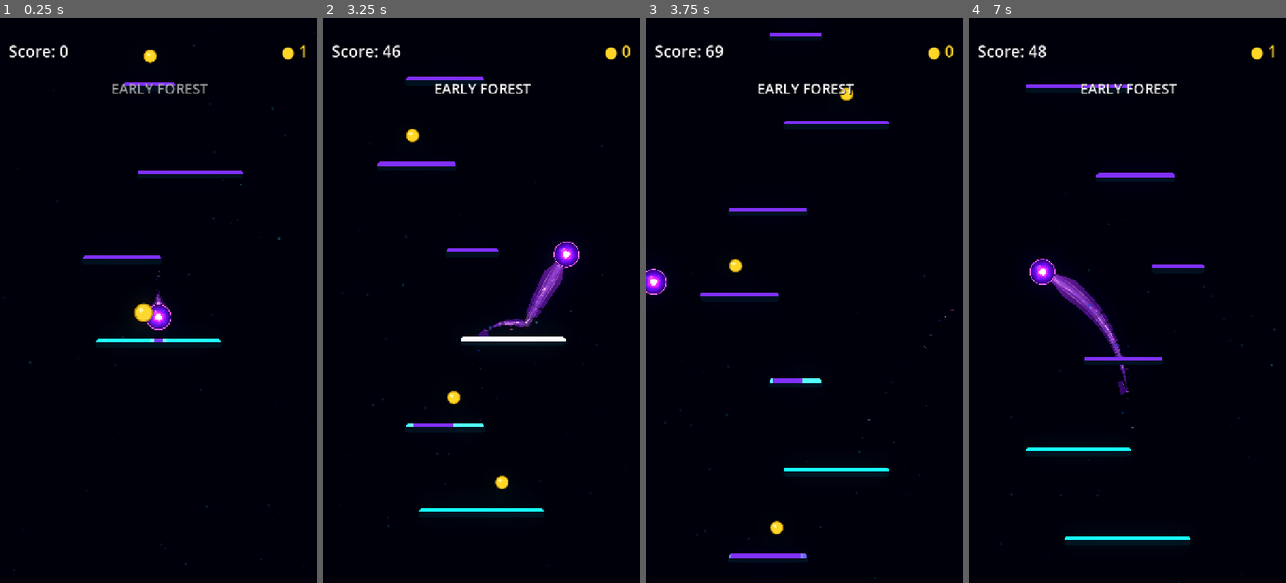
Above: before the commit, frames 1-4 (left to right).
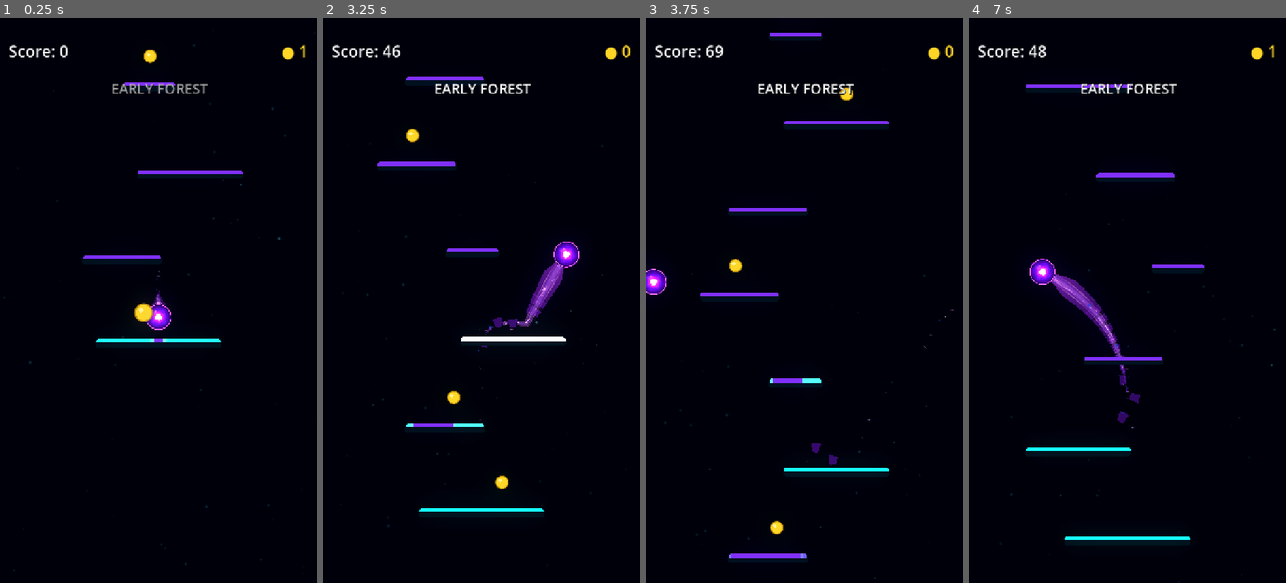
Above: after the commit, the same moments.

Repository: Kryodo/TowerJump
Game: Godot game, scene res://scenes/main.tscn
Same seed, same stepped clock (60 frames per second), same inputs: the game is played once before the commit and once after it.
Inputs (mouse positions are in pixels of both pictures, inside the frame that each line leads up to):
- Up to frame 1 (0.25 s): no input
- Up to frame 2 (3.25 s): move the mouse to (551, 272) at 0.52 s; hold Right (ui_right) 0.53-1.25 s; click (551, 272) at 0.67 s; drag from (418, 328) to (471, 193) at 1.27 s; click "Nochmal spielen" at 2 s; move the mouse to (513, 176) at 2.77 s; hold Right (ui_right) from 2.78 s (still down)
- Up to frame 3 (3.75 s): release Right (ui_right) at 3.5 s; drag from (788, 413) to (734, 215) at 3.52 s
- Up to frame 4 (7 s): move the mouse to (1222, 385) at 4.27 s; hold Left (ui_left) 4.28-5 s; click "Nochmal spielen" at 5 s; drag from (1032, 215) to (1117, 204) at 5.77 s; move the mouse to (1143, 300) at 6.52 s; hold Left (ui_left) from 6.53 s (still down); click (1143, 300) at 6.67 s

Frame 1 is identical in both runs. In frame 2, 0.2% of the frame differs, in the area x 48-71%, y 49-59%; in frame 3, less than 0.1%; in frame 4, 0.2%, in the area x 39-54%, y 50-72%.

Commit message:
Add staggered true-comet landing burst and precise gap anchors

Diff:
--- a/scripts/ball_trail.gd
+++ b/scripts/ball_trail.gd
@@ -16,6 +16,8 @@
 const SHED_CONNECTED_END_PROGRESS: float = 0.38
 const SHED_GEOMETRY_PIECE_CAPACITY: int = 24
 const MAX_ACTIVE_SHED_BREAKS: int = 3
+const LANDING_BURST_FRAGMENT_COUNT: int = 3
+const LANDING_BURST_INTERVAL: float = 0.05
 
 @export_category("Visual Palette")
 @export_enum("Electric Blue", "Rich Violet") var visual_palette: int = 0
@@ -40,6 +42,9 @@
 var _ball_surface_radius: float = 29.9
 var _shed_sequence: int = 0
 var _pending_landing_shed: bool = false
+var _landing_burst_remaining: int = 0
+var _landing_burst_timer: float = 0.0
+var _landing_burst_last_progress: float = -1.0
 var _detached_shed_fragments: Array[Dictionary] = []
 var _shed_geometry_pieces: Array[Polygon2D] = []
 var _shed_piece_ranges: Array[Dictionary] = []
@@ -94,8 +99,8 @@
 	if ball == null or event.ball != ball:
 		return
 
-	# Queue the release until this frame's trail geometry has been rebuilt.
-	# One confirmed landing requests one genuine polygon fragment.
+	# Queue a short release burst until this frame's trail geometry is rebuilt.
+	# The burst only uses genuine pieces cut from this trail's polygon.
 	_pending_landing_shed = true
 
 
@@ -257,6 +262,11 @@
 	if not shedding_enabled:
 		_shed_break_events.clear()
 		_pending_landing_shed = false
+		_landing_burst_remaining = 0
+		_landing_burst_timer = 0.0
+		_landing_burst_last_progress = -1.0
+	if _landing_burst_remaining > 0 and not _pending_landing_shed:
+		_landing_burst_timer = maxf(_landing_burst_timer - delta, 0.0)
 	var current_world_position: Vector2 = ball.global_position
 	var movement: Vector2 = current_world_position - _previous_ball_position
 	var distance_from_trail: float = movement.length()
@@ -517,13 +527,27 @@
 				)
 		_unified_contour.points = contour_points
 
-	# Only a confirmed landing can release material. The source polygon and
-	# its linked gap are captured after the current frame's geometry rebuild.
+	# A confirmed landing starts three real pieces, with two short stagger gaps.
+	# Each release happens only after this frame's source polygons are rebuilt.
 	if _pending_landing_shed:
 		_pending_landing_shed = false
-		_spawn_shed_fragment(
+		_landing_burst_remaining = LANDING_BURST_FRAGMENT_COUNT
+		_landing_burst_timer = 0.0
+		_landing_burst_last_progress = -1.0
+
+	if _landing_burst_remaining > 0 and _landing_burst_timer <= 0.0:
+		var spawned: bool = _spawn_shed_fragment(
 			path, cumulative_distances, total_distance, tangents, normals, half_widths
 		)
+		if spawned:
+			_landing_burst_remaining -= 1
+			if _landing_burst_remaining > 0:
+				_landing_burst_timer = LANDING_BURST_INTERVAL
+		else:
+			# Do not leave a burst waiting forever if usable source material is
+			# unavailable or all three persistent gap slots are already occupied.
+			_landing_burst_remaining = 0
+			_landing_burst_last_progress = -1.0
 
 
 func _spawn_shed_fragment(
@@ -533,7 +557,7 @@
 	tangents: Array[Vector2],
 	normals: Array[Vector2],
 	half_widths: Array[float]
-) -> void:
+) -> bool:
 	if (
 		not shedding_enabled
 		or path.size() < 16
@@ -542,7 +566,7 @@
 		or _shed_break_events.size() >= MAX_ACTIVE_SHED_BREAKS
 		or _shed_piece_ranges.is_empty()
 	):
-		return
+		return false
 
 	# Candidates are the actual lower-tail polygons currently visible in the
 	# scene. We clone one of those exact meshes instead of inventing a generic
@@ -554,18 +578,73 @@
 		if progress >= 0.48 and progress <= 0.78 and is_instance_valid(source_piece) and source_piece.visible:
 			candidates.append(piece_range)
 	if candidates.is_empty():
-		return
-
-	var selected: Dictionary = candidates[_shed_sequence % candidates.size()]
+		return false
+
+	# Start near the middle of the lower tail, then take neighboring islands in
+	# the same direction. This makes one landing read as a compact material burst.
+	var selected: Dictionary = {}
+	if _landing_burst_last_progress < 0.0:
+		for candidate in candidates:
+			var candidate_progress: float = float(candidate["progress"])
+			if (
+				selected.is_empty()
+				or absf(candidate_progress - 0.62)
+				< absf(float(selected["progress"]) - 0.62)
+			):
+				selected = candidate
+	else:
+		for candidate in candidates:
+			var candidate_progress: float = float(candidate["progress"])
+			if candidate_progress <= _landing_burst_last_progress + 0.002:
+				continue
+			if (
+				selected.is_empty()
+				or candidate_progress < float(selected["progress"])
+			):
+				selected = candidate
+
+		# Near the tail limit there may be no candidate farther down the stream.
+		# In that case, take the nearest unbroken island just above the previous one.
+		if selected.is_empty():
+			for candidate in candidates:
+				var candidate_progress_before: float = float(candidate["progress"])
+				if candidate_progress_before >= _landing_burst_last_progress - 0.002:
+					continue
+				if (
+					selected.is_empty()
+					or candidate_progress_before > float(selected["progress"])
+				):
+					selected = candidate
+
+	if selected.is_empty():
+		return false
 	var source_piece := selected["node"] as Polygon2D
 	if source_piece.polygon.size() < 4:
-		return
+		return false
+
+	var start_id: int = int(selected["start_id"])
+	var end_id: int = int(selected["end_id"])
+	var start_sample_index: int = _point_ids.find(start_id)
+	var end_sample_index: int = _point_ids.find(end_id)
+	if start_sample_index < 0 or end_sample_index < 0:
+		return false
+	var piece_length: float = (
+		float(selected["end_distance"]) - float(selected["start_distance"])
+	)
+	var start_skew: float = minf(piece_length * 0.32, 5.0)
+	var end_skew: float = minf(piece_length * 0.28, 4.5)
+	var start_offset: float = (
+		float(selected["start_distance"]) - cumulative_distances[start_sample_index]
+	)
+	var end_offset: float = (
+		float(selected["end_distance"]) - cumulative_distances[end_sample_index]
+	)
 
 	var world_root: Node2D = get_tree().current_scene as Node2D
 	if world_root == null:
 		world_root = get_parent() as Node2D
 	if world_root == null:
-		return
+		return false
 
 	var world_vertices: Array[Vector2] = []
 	var centroid_global := Vector2.ZERO
@@ -590,12 +669,13 @@
 	shard.global_position = centroid_global
 	shard.global_rotation = 0.0
 
-	var start_id: int = int(selected["start_id"])
-	var end_id: int = int(selected["end_id"])
 	_shed_break_events.append({
 		"start_id": start_id,
 		"end_id": end_id,
-		"slant_direction": 1.0 if _shed_sequence % 2 == 0 else -1.0
+		"start_offset": start_offset,
+		"end_offset": end_offset,
+		"start_skew": start_skew,
+		"end_skew": end_skew
 	})
 
 	# Remove this very section immediately. Its anchor IDs keep the matching
@@ -627,7 +707,9 @@
 		"base_alpha": 1.0
 	})
 	_shed_sequence += 1
+	_landing_burst_last_progress = float(selected["progress"])
 	_sync_shed_gap_materials(cumulative_distances, total_distance)
+	return true
 
 
 func _update_detached_shed_fragments(delta: float) -> void:
@@ -748,15 +830,15 @@
 	var polygon_points := PackedVector2Array()
 	var polygon_uvs := PackedVector2Array()
 	var length: float = end_distance - start_distance
-	var start_skew: float = minf(length * 0.20, 3.0)
-	var end_skew: float = minf(length * 0.17, 2.5)
-
-	# Keep both sides inside the source interval, but angle the ends more
-	# clearly so detachments read as chevrons instead of flat slices.
+	var start_skew: float = minf(length * 0.32, 5.0)
+	var end_skew: float = minf(length * 0.28, 4.5)
+
+	# Asymmetric offsets make both ends read as stronger angled cuts. The same
+	# skew values are stored in the gap event so every visual layer matches them.
 	var start_right_distance: float = start_distance + start_skew
-	var start_left_distance: float = start_distance + start_skew * 0.18
+	var start_left_distance: float = start_distance + start_skew * 0.12
 	var end_right_distance: float = end_distance - end_skew
-	var end_left_distance: float = end_distance - end_skew * 0.18
+	var end_left_distance: float = end_distance - end_skew * 0.12
 
 	var start_right_section: Dictionary = _sample_trail_cross_section(
 		start_right_distance, path, cumulative_distances, tangents, normals, half_widths
@@ -913,6 +995,33 @@
 			_shed_break_events.remove_at(event_index)
 
 
+func _shed_event_distance_bounds(
+	event: Dictionary,
+	cumulative_distances: Array[float]
+) -> Vector2:
+	var start_index: int = _point_ids.find(int(event["start_id"]))
+	var end_index: int = _point_ids.find(int(event["end_id"]))
+	if start_index < 0 or end_index < 0 or cumulative_distances.is_empty():
+		return Vector2(-1.0, -1.0)
+
+	var max_distance: float = cumulative_distances[cumulative_distances.size() - 1]
+	var start_distance: float = clampf(
+		cumulative_distances[start_index] + float(event.get("start_offset", 0.0)),
+		0.0,
+		max_distance
+	)
+	var end_distance: float = clampf(
+		cumulative_distances[end_index] + float(event.get("end_offset", 0.0)),
+		0.0,
+		max_distance
+	)
+	if end_distance < start_distance:
+		var swap_distance: float = start_distance
+		start_distance = end_distance
+		end_distance = swap_distance
+	return Vector2(start_distance, end_distance)
+
+
 func _shed_event_overlaps_interval(
 	interval_start: float,
 	interval_end: float,
@@ -920,14 +1029,11 @@
 	total_distance: float
 ) -> bool:
 	for event in _shed_break_events:
-		var start_index: int = _point_ids.find(int(event["start_id"]))
-		var end_index: int = _point_ids.find(int(event["end_id"]))
-		if start_index < 0 or end_index < 0:
+		var bounds: Vector2 = _shed_event_distance_bounds(event, cumulative_distances)
+		if bounds.x < 0.0 or bounds.y <= bounds.x:
 			continue
-		var event_start: float = cumulative_distances[mini(start_index, end_index)]
-		var event_end: float = cumulative_distances[maxi(start_index, end_index)]
-		# Ignore touching endpoints; only skip the source range itself.
-		if event_start < interval_end - 0.8 and event_end > interval_start + 0.8:
+		# Use the actual source boundaries, not their nearest sample positions.
+		if bounds.x < interval_end - 0.8 and bounds.y > interval_start + 0.8:
 			return true
 	return false
 
@@ -944,23 +1050,18 @@
 	if shedding_enabled and total_distance > 0.01:
 		for event_index in range(mini(_shed_break_events.size(), MAX_ACTIVE_SHED_BREAKS)):
 			var event: Dictionary = _shed_break_events[event_index]
-			var start_index: int = _point_ids.find(int(event["start_id"]))
-			var end_index: int = _point_ids.find(int(event["end_id"]))
-			if start_index < 0 or end_index < 0:
+			var bounds: Vector2 = _shed_event_distance_bounds(event, cumulative_distances)
+			if bounds.x < 0.0 or bounds.y - bounds.x <= 0.01:
 				continue
 
-			var start_distance: float = cumulative_distances[mini(start_index, end_index)]
-			var end_distance: float = cumulative_distances[maxi(start_index, end_index)]
-			if end_distance - start_distance > 0.01:
-				var gap_width: float = end_distance - start_distance
-				var slant_direction: float = float(event.get("slant_direction", 1.0))
-				var slant_distance: float = minf(gap_width * 0.22, 5.0) * slant_direction
-				intervals[event_index] = Vector4(
-					start_distance / total_distance,
-					end_distance / total_distance,
-					slant_distance / total_distance,
-					0.0
-				)
+			var start_skew: float = float(event.get("start_skew", 0.0))
+			var end_skew: float = float(event.get("end_skew", 0.0))
+			intervals[event_index] = Vector4(
+				bounds.x / total_distance,
+				bounds.y / total_distance,
+				start_skew / total_distance,
+				end_skew / total_distance
+			)
 
 	var materials: Array[ShaderMaterial] = []
 	var unified_material: ShaderMaterial = null
